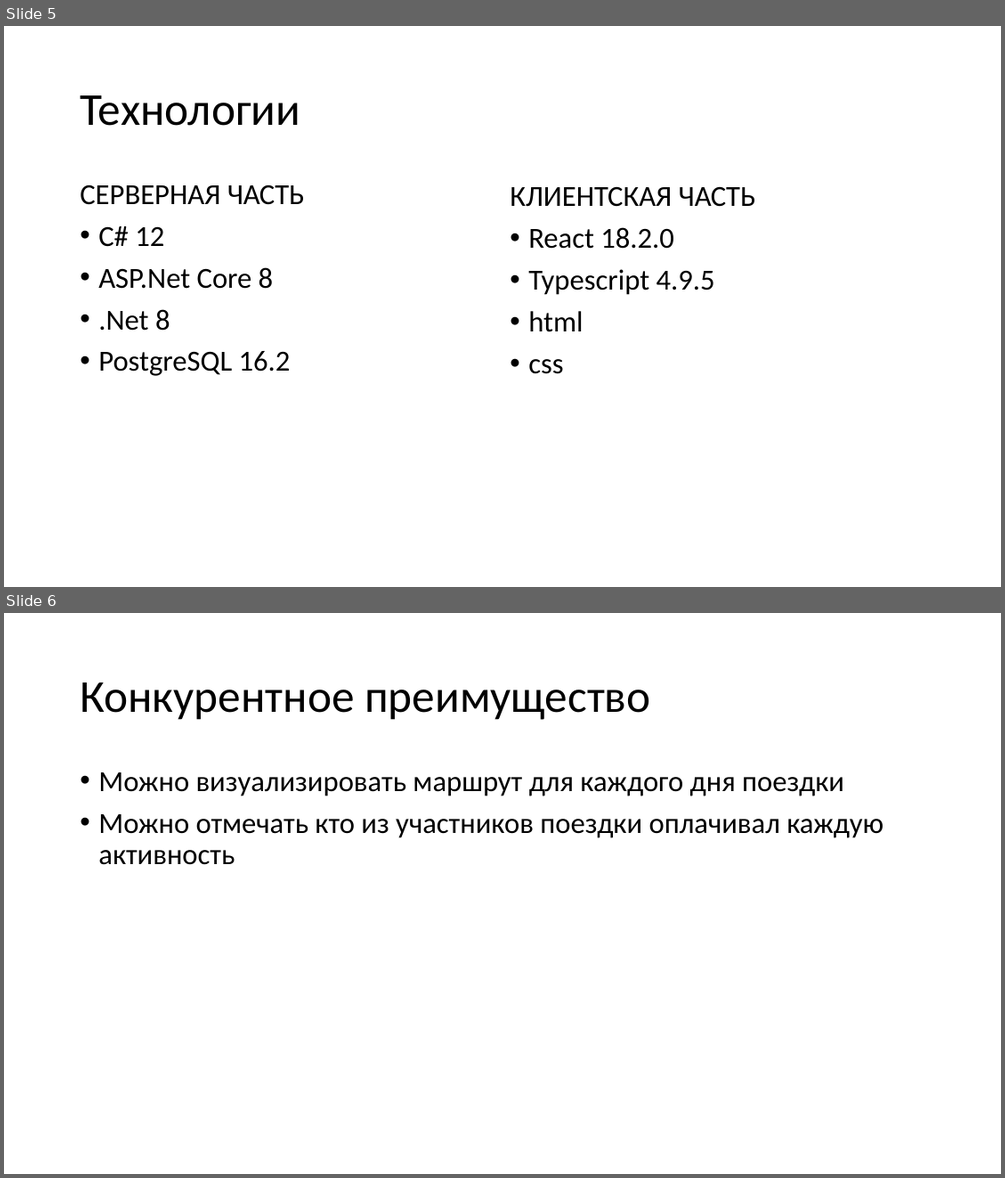
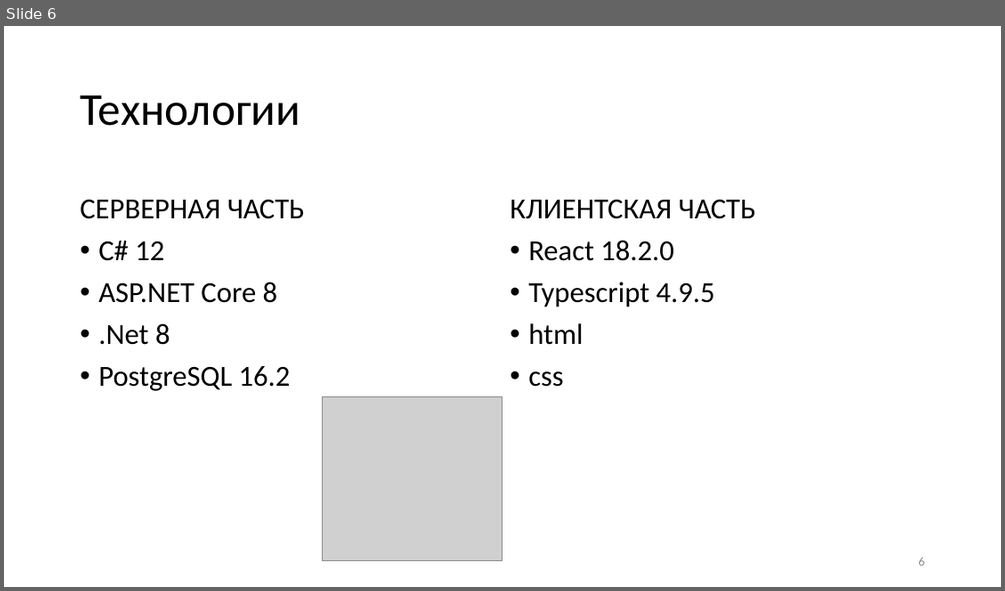
Before and after one commit to egoistique/TravelWithFriends, a slide deck: documentation/Презентация.pptx. Shown one above the other, each under a label of ours: slides 5 and 6 before the commit, slide 6 after it. The pictures are 1005x1178 and 1005x591 pixels, drawn with LibreOffice and Linux fonts; fonts in the diff are those of the drawing; grey boxes stand for pictures. Boxes give left, top, right and bottom in pixels: in the first picture for what was removed or moved away, otherwise in the second. Text is boxed around its words. In the diff, an @@ line names an element or a change of style, - is before the commit and + after.

```diff
--- a/documentation/Презентация.pptx
+++ b/documentation/Презентация.pptx
@@ slide 6 removed at [4,613,1001,1174], background #FFFFFF @@
@@ title removed at [80,682,650,720] @@
-Конкурентное преимущество
@@ text removed at [98,772,883,865] @@
-• Можно визуализировать маршрут для каждого дня поездки
-• Можно отмечать кто из участников поездки оплачивал каждую активность
@@ what was slide 5 is now slide 6 @@
@@ slide 6 changed as well @@
@@ text "СЕРВЕРНАЯ ЧАСТЬ": place and size @@
-text "СЕРВЕРНАЯ ЧАСТЬ" at [80,184,305,376]
+text "СЕРВЕРНАЯ ЧАСТЬ" at [80,199,305,391]
@@ text "КЛИЕНТСКАЯ ЧАСТЬ": place and size @@
-text "КЛИЕНТСКАЯ ЧАСТЬ" at [510,186,756,374]
+text "КЛИЕНТСКАЯ ЧАСТЬ" at [510,199,756,386]
@@ text at [98,281,278,303]: text changed @@
-• ASP.Net Core 8
+• ASP.NET Core 8
@@ picture added at [322,396,502,561] @@
@@ page number added at [918,557,924,565], 12 pt, text #8C8C8C @@
+6
```
Also in this commit, not shown: 7 other slides changed, 4 slides added, 4 other slides removed, 1 other file.
